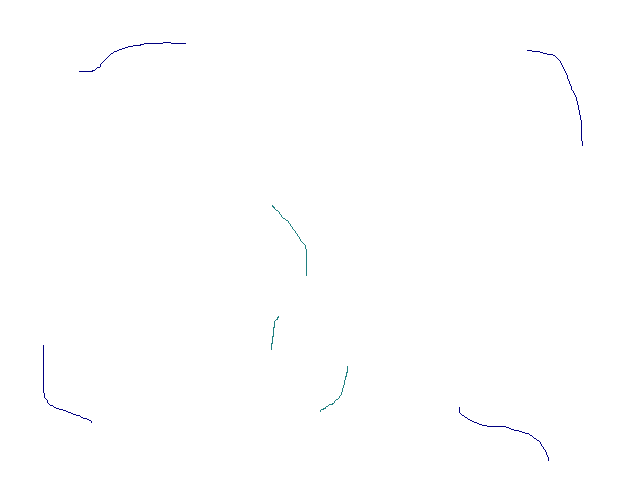
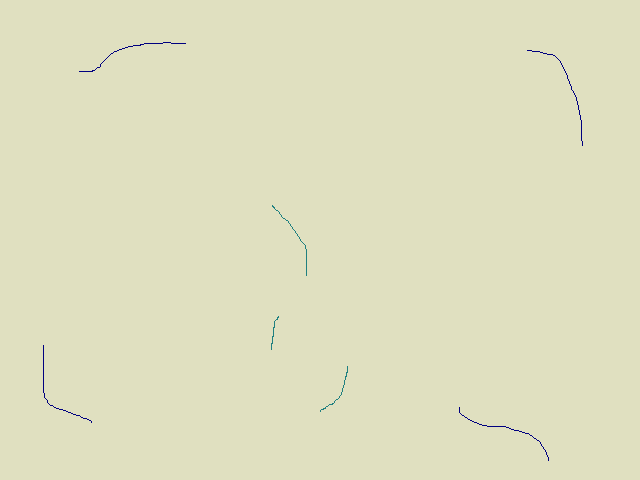
Layered file, before and after one edit (640px x 480px). Changes by layer:
painted on "Background" over bbox(0, 0, 640, 480)
painted on "34_randomLow.png" over bbox(0, 0, 640, 480)
